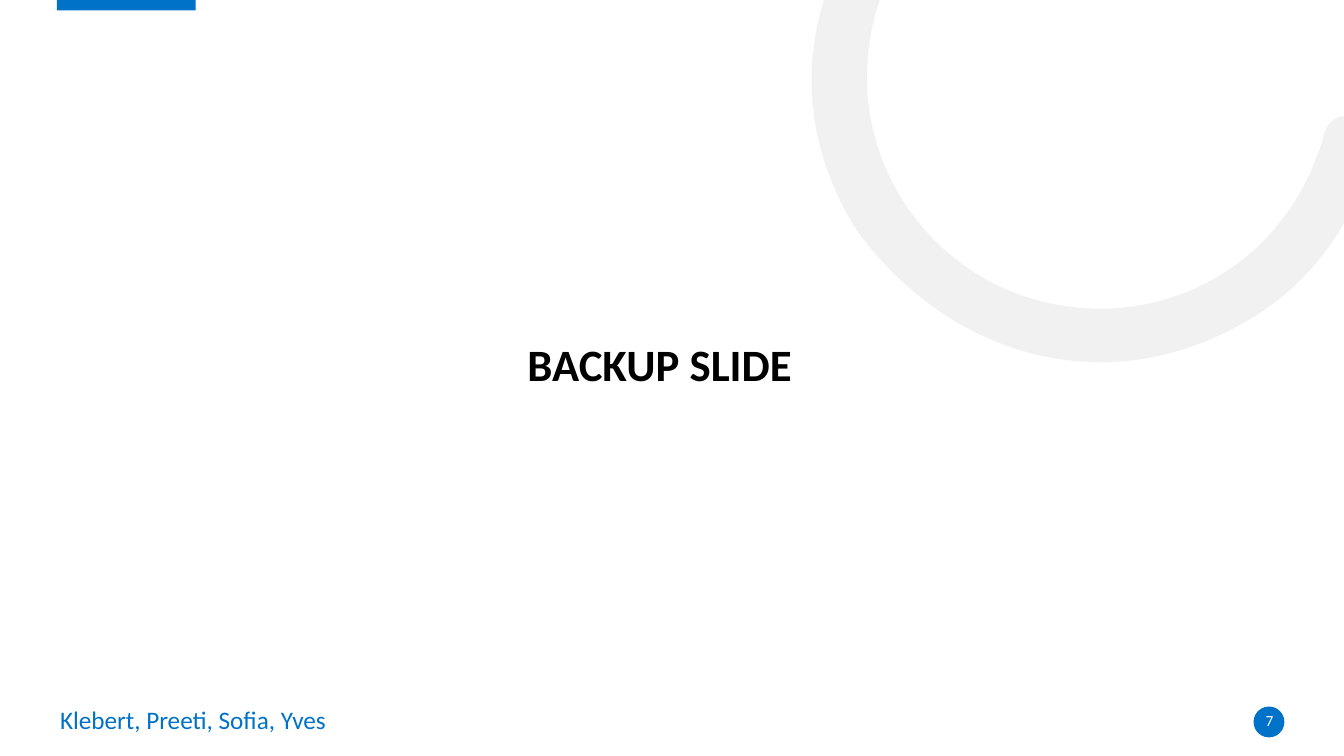
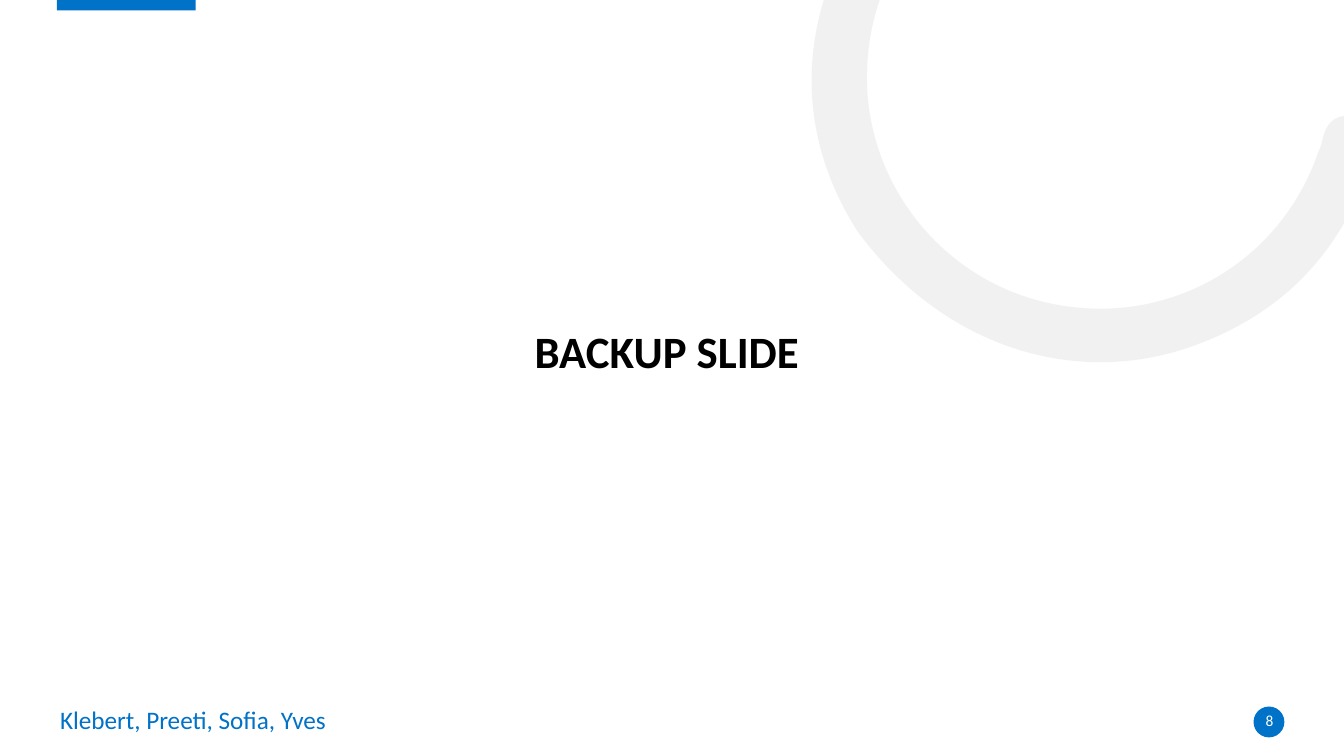
Before and after one commit to subllings/real-estate-price-predictor, a slide deck: slide 8 of deck/03. Immobweb - Deployment.pptx (slide 7 before the commit). Drawn at 1344x756 pixels with LibreOffice and Linux fonts; fonts in the diff are those of the drawing. Boxes give left, top, right and bottom in pixels: in the first picture for what was removed or moved away, otherwise in the second. Text is boxed around its words. In the diff, an @@ line names an element or a change of style, - is before the commit and + after.

Commit message:
Latest version w

```diff
--- a/deck/03. Immobweb - Deployment.pptx
+++ b/deck/03. Immobweb - Deployment.pptx
@@ title "BACKUP SLIDE": place and size @@
-title "BACKUP SLIDE" at <box>527,351,792,382</box>
+title "BACKUP SLIDE" at <box>535,338,799,369</box>
@@ page number at <box>1266,715,1274,726</box>: text changed @@
-7
+8
```
Also in this commit, not shown: 1 slide added.
